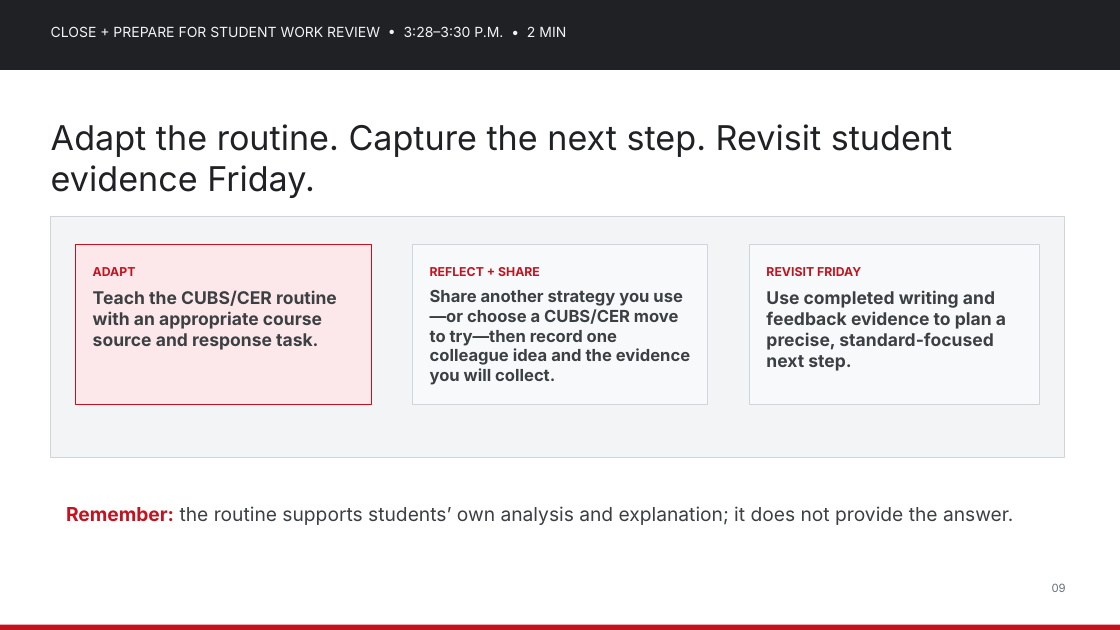
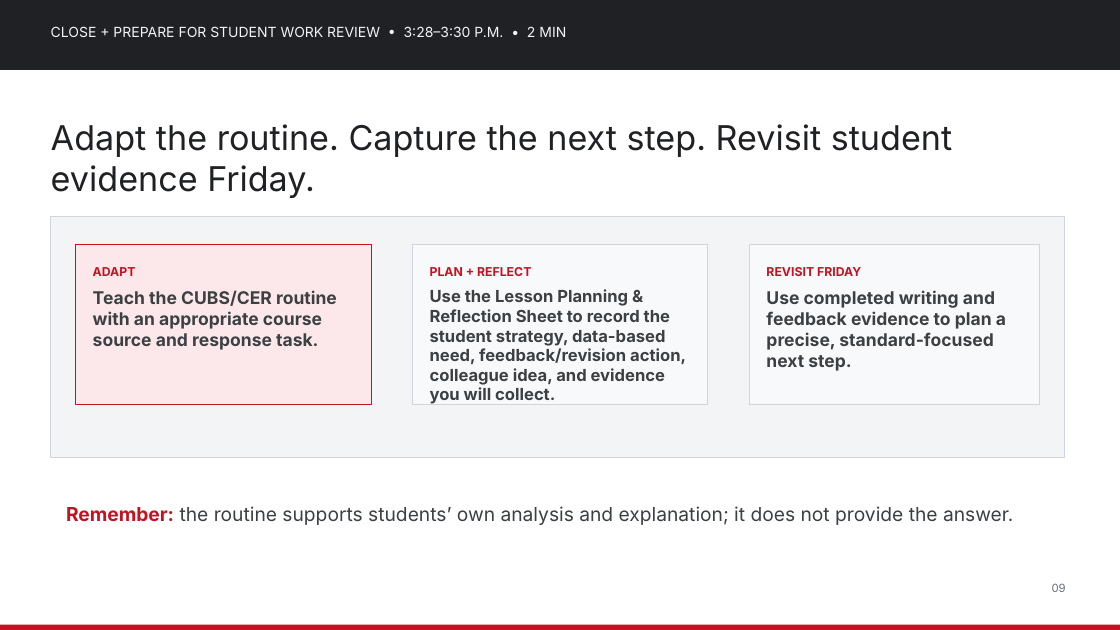
Before and after one commit to nbhs-science/nbhs-science, a slide deck: slide 9 of assets/plc/2026-10-28_Science_Department_PD_Strengthening_Science_Literacy.pptx. Drawn at 1120x630 pixels with LibreOffice and Linux fonts; fonts in the diff are those of the drawing. Boxes give left, top, right and bottom in pixels: in the first picture for what was removed or moved away, otherwise in the second. Text is boxed around its words. In the diff, an @@ line names an element or a change of style, - is before the commit and + after.

Commit message:
Revise Oct. 28 PD lesson-planning materials
Replace the quick planning sheet with a Lesson Planning & Reflection Sheet focused on student analysis strategies, data-based needs, feedback/revision, after-lesson adjustment, and Friday evidence. Align the PD deck and agenda to the same planning cycle.

```diff
--- a/assets/plc/2026-10-28_Science_Department_PD_Strengthening_Science_Literacy.pptx
+++ b/assets/plc/2026-10-28_Science_Department_PD_Strengthening_Science_Literacy.pptx
@@ text at <box>430,267,686,404</box>: text changed @@
-REFLECT + SHARE
-Share another strategy you use—or choose a CUBS/CER move to try—then record one colleague idea and the evidence you will collect.
+PLAN + REFLECT
+Use the Lesson Planning & Reflection Sheet to record the student strategy, data-based need, feedback/revision action, colleague idea, and evidence you will collect.
```
Also in this commit, not shown: 2 other slides changed, 3 other files.
